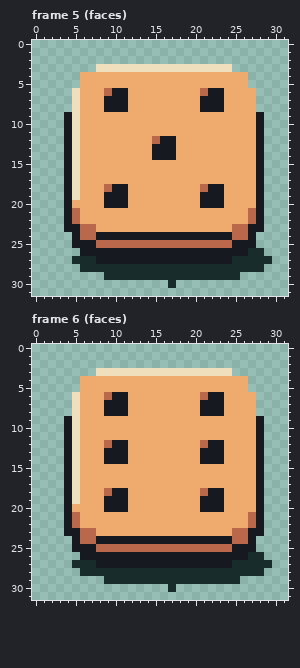
Edited in one commit: pixel-art file (assets/source/aseprite/dice/exploding_d6.aseprite). That is the earlier state.
32x32 pixels, 6 frames. Colours within 5 levels of each other are drawn and written as one. Shown: frame 5 (faces), frame 6 (faces). The commit also changed other frames, which this record leaves out.
Once edited:
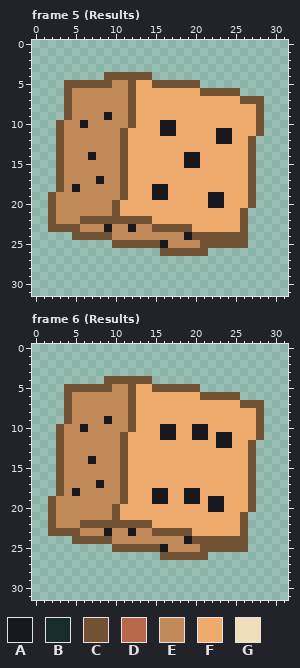
Palette (. is transparent): A #171921  B #172c2b  C #725234  D #b9684c  E #c18a58  F #eeab6d  G #f0dfbd
Edits made:
Changed rows in their new state; - is an unchanged pixel.
Frame 5 (Results):
first column x 2:
 3 ------.................-----
 4 ----...CCCCCC............---
 5 --CCCCCCEEC--CCCCCC......---
 6 --CEEEEEEEC--------CCCCC..--
 7 --CEEEEEEEC--------FFF--CCC-
 8 --CEEEEEEEC--------FFF----C-
 9 --CEEEEAEEC---------------C-
10 -CEEAEEEEEC---AA----------C-
11 -CEEEEEEEC----AA-----AA---C-
12 -CEEEEEEEC---FFF-----AA--C.-
13 -CEEEEEEEC---FFF---------C.-
14 -CEEEAEEEC---FFF-AA------C.-
15 -CEEEEEEEC-------AA------C.-
16 -CEEEEEEEC---------------C.-
17 -CEEEEAEEC---------------C.-
18 -CEAEEEEEC---AA----FFF---C.-
19 CEEEEEEEEC---AA----F-----C.-
20 CEEEEEEECF---------F-----C.-
21 CEEEEEEEC---------------C..-
22 CEEECCCCCCCCC-----------C..-
23 CCCCEEEAEEAEECCCCC-----FC..-
24 ---CCCCCEEEEEEEEE-CCCCCCC.--
25 ---.....CCCCCCAEEEECCCCCC.--
26 ----..........CCCCCC.......-
27 ---.........................
28 ----.......................-
29 -------.................----
30 ---------------.------------
Frame 6 (Results):
first column x 2:
 3 ------.................-----
 4 ----...CCCCCC............---
 5 --CCCCCCEEC--CCCCCC......---
 6 --CEEEEEEEC--------CCCCC..--
 7 --CEEEEEEEC--------FFF--CCC-
 8 --CEEEEEEEC--------FFF----C-
 9 --CEEEEAEEC---------------C-
10 -CEEAEEEEEC---AA--AA------C-
11 -CEEEEEEEC----AA--AA-AA---C-
12 -CEEEEEEEC---------FF-A--C.-
13 -CEEEEEEEC---------FFF---C.-
14 -CEEEAEEEC---------FFF---C.-
15 -CEEEEEEEC---------------C.-
16 -CEEEEEEEC---------------C.-
17 -CEEEEAEEC---------------C.-
18 -CEAEEEEEC---AA--AAFFF---C.-
19 CEEEEEEEEC---AA--AAF-----C.-
20 CEEEEEEECF---------F-----C.-
21 CEEEEEEEC---------------C..-
22 CEEECCCCCCCCC-----------C..-
23 CCCCEEEAEEAEECCCCC-----FC..-
24 ---CCCCCEEEEEEEEE-CCCCCCC.--
25 ---.....CCCCCCAEEEECCCCCC.--
26 ----..........CCCCCC.......-
27 ---.........................
28 ----.......................-
29 -------.................----
30 ---------------.------------
